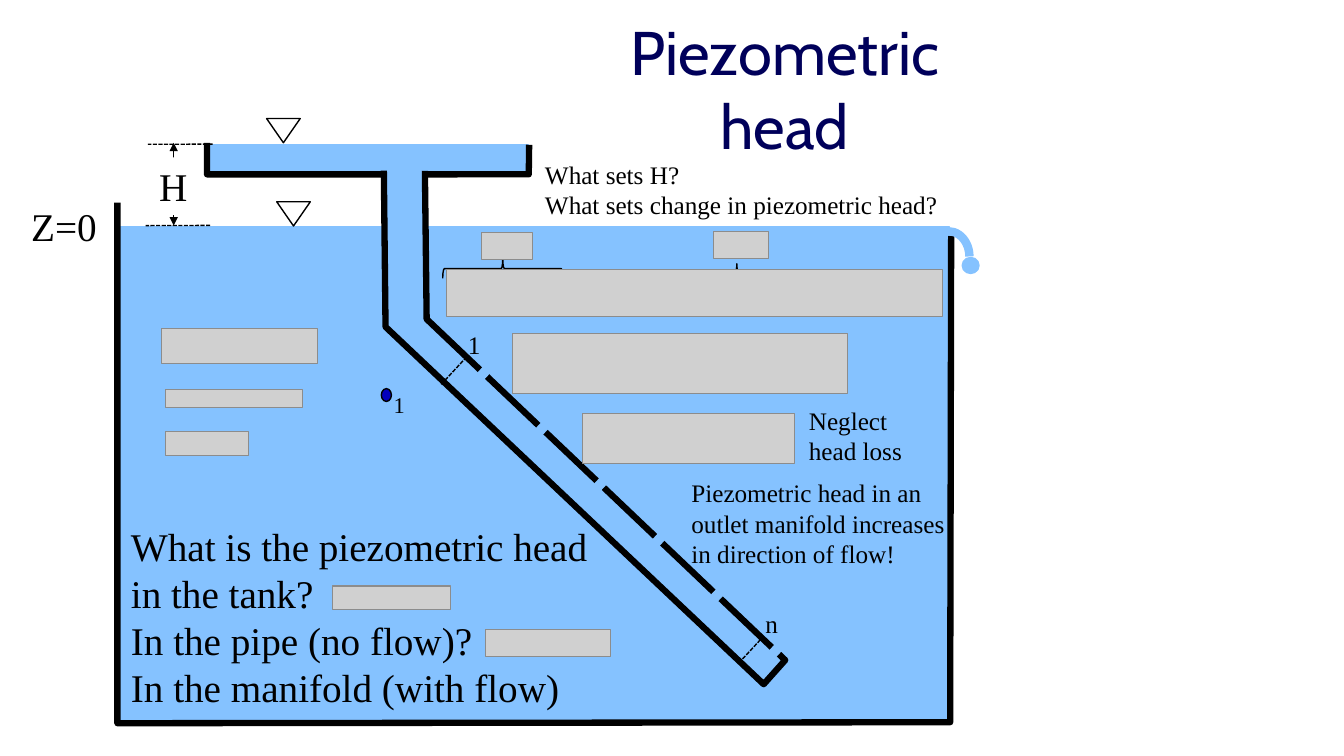
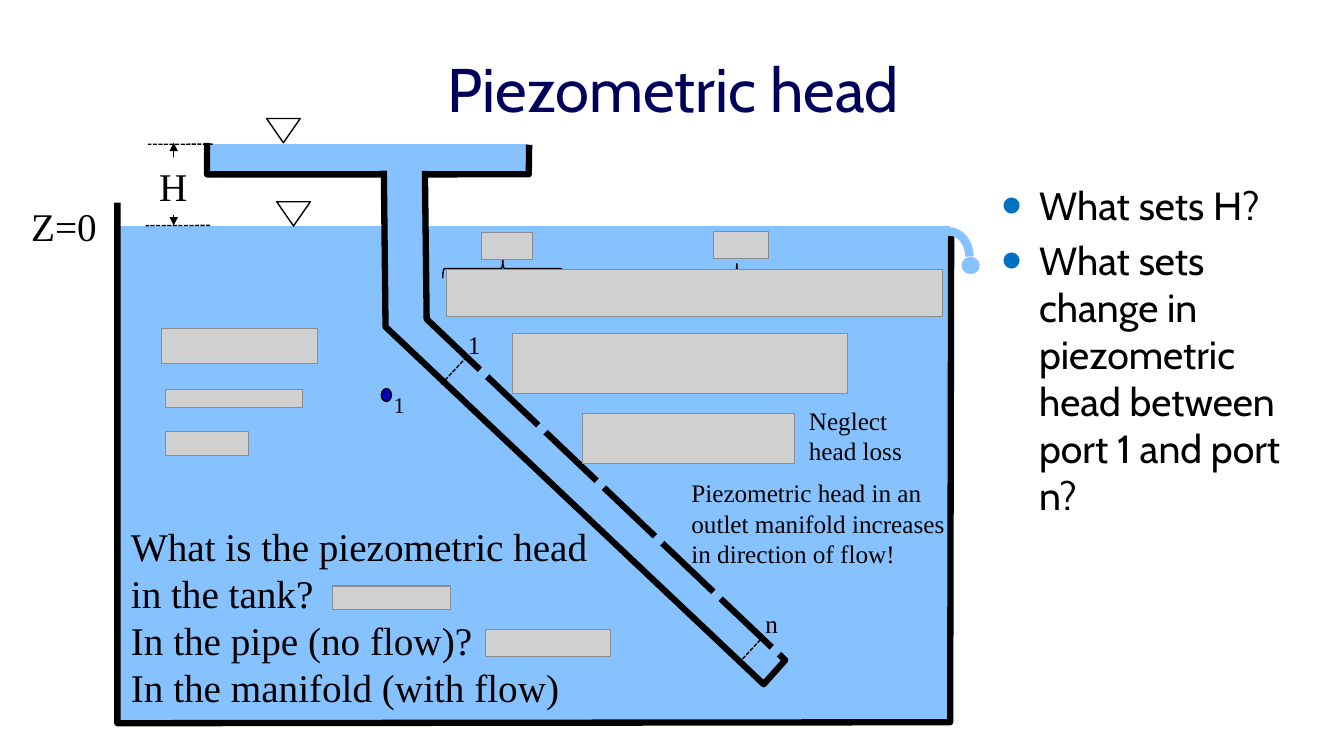
Before and after one commit to monroews/CEE4520Lectures, a slide deck: slide 45 of Manifolds.pptx (slide 11 before the commit). Drawn at 1344x756 pixels with LibreOffice and Linux fonts; fonts in the diff are those of the drawing; grey boxes stand for pictures. Boxes give left, top, right and bottom in pixels: in the first picture for what was removed or moved away, otherwise in the second. Text is boxed around its words. In the diff, an @@ line names an element or a change of style, - is before the commit and + after.

```diff
--- a/Manifolds.pptx
+++ b/Manifolds.pptx
@@ title "Piezometric head" rewrapped from (x1=630, y1=32, x2=939, y2=150) to (x1=448, y1=65, x2=899, y2=113) @@
@@ text removed at (x1=545, y1=166, x2=937, y2=220) @@
-What sets H?
-What sets change in piezometric head?
@@ text added at (x1=1039, y1=190, x2=1280, y2=510), 28 pt, text #000000 @@
+• What sets H?
+• What sets change in piezometric head between port 1 and port n?
```
Also in this commit, not shown: 8 other slides changed, 3 slides added.
